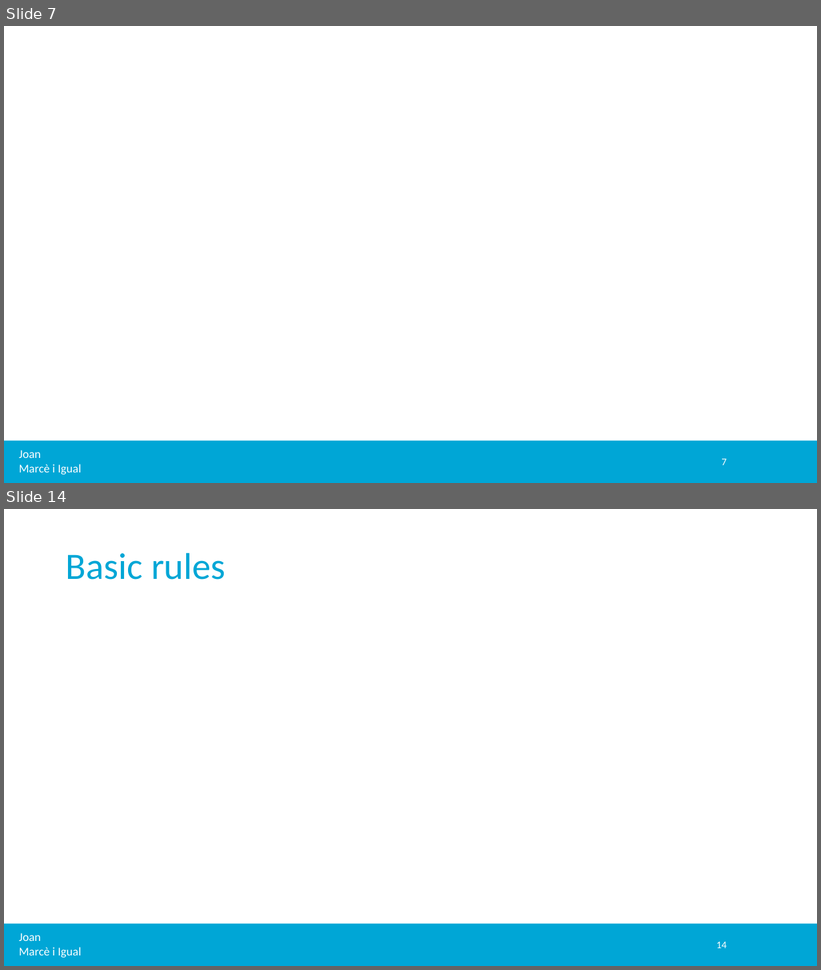
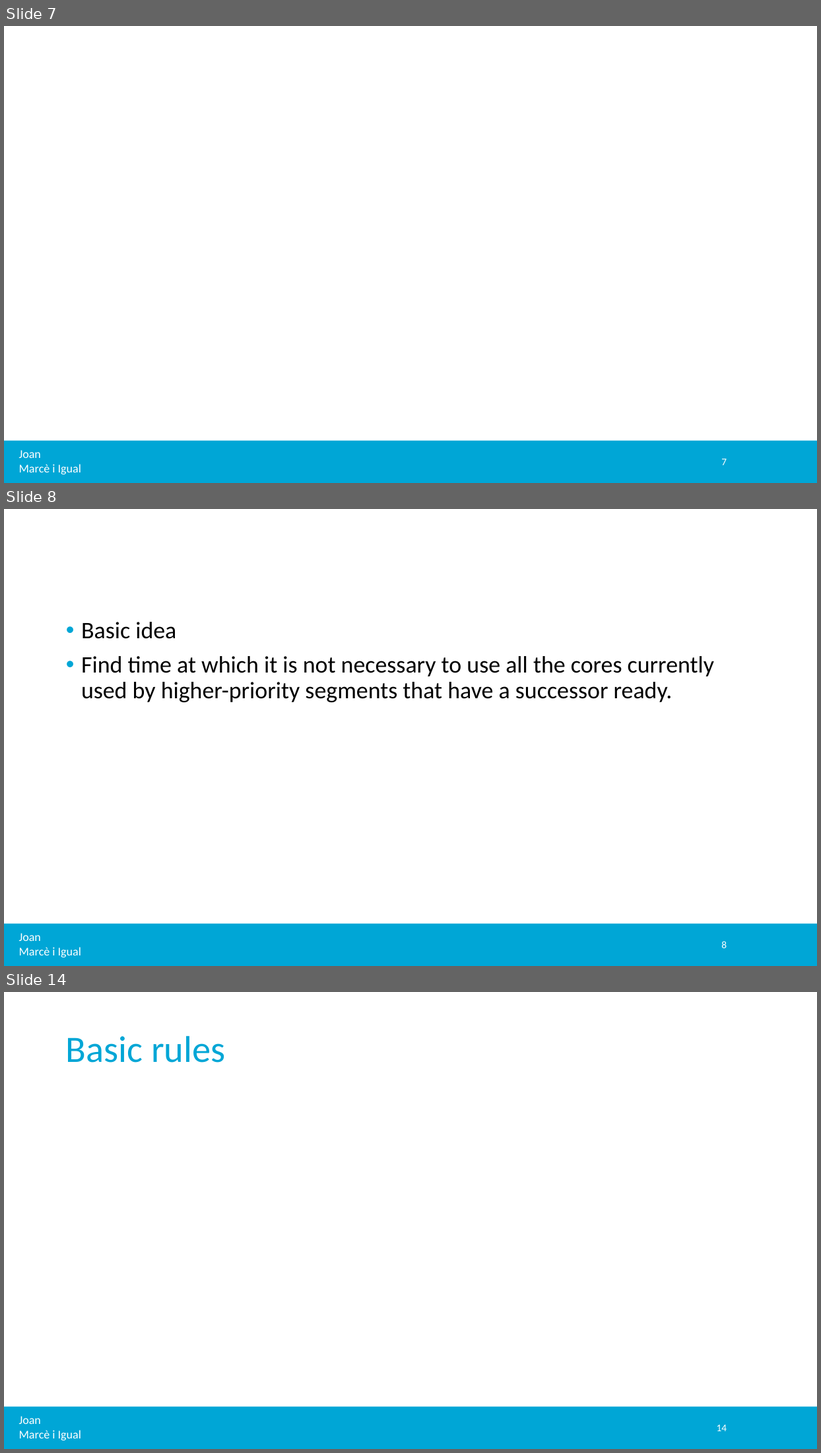
Before and after one commit to jmigual/APATeoria, a slide deck: Notes/TFM_presentations/2020_05_06/2020_05_06.pptx. Shown one above the other, each under a label of ours: slides 7 and 14 before the commit, slides 7, 8 and 14 after it; the slides between them are not shown. The pictures are 821x970 and 821x1453 pixels, drawn with LibreOffice and Linux fonts; fonts in the diff are those of the drawing; grey boxes stand for pictures; background and template pictures are left out. Boxes give left, top, right and bottom in pixels: in the first picture for what was removed or moved away, otherwise in the second. Text is boxed around its words. In the diff, an @@ line names an element or a change of style, - is before the commit and + after.

```diff
--- a/Notes/TFM_presentations/2020_05_06/2020_05_06.pptx
+++ b/Notes/TFM_presentations/2020_05_06/2020_05_06.pptx
@@ slide 8 added at <box>4,509,817,966</box>, background #FFFFFF; not listed: 2 template elements that a slide beside it also shows @@
@@ text added at <box>81,622,714,702</box>, 28 pt, text #000000 @@
+• Basic idea
+• Find time at which it is not necessary to use all the cores currently used by higher-priority segments that have a successor ready.
@@ page number added at <box>721,941,727,949</box>, 12 pt, text #FFFFFF @@
+8
```
Also in this commit, not shown: 1 slide removed.
